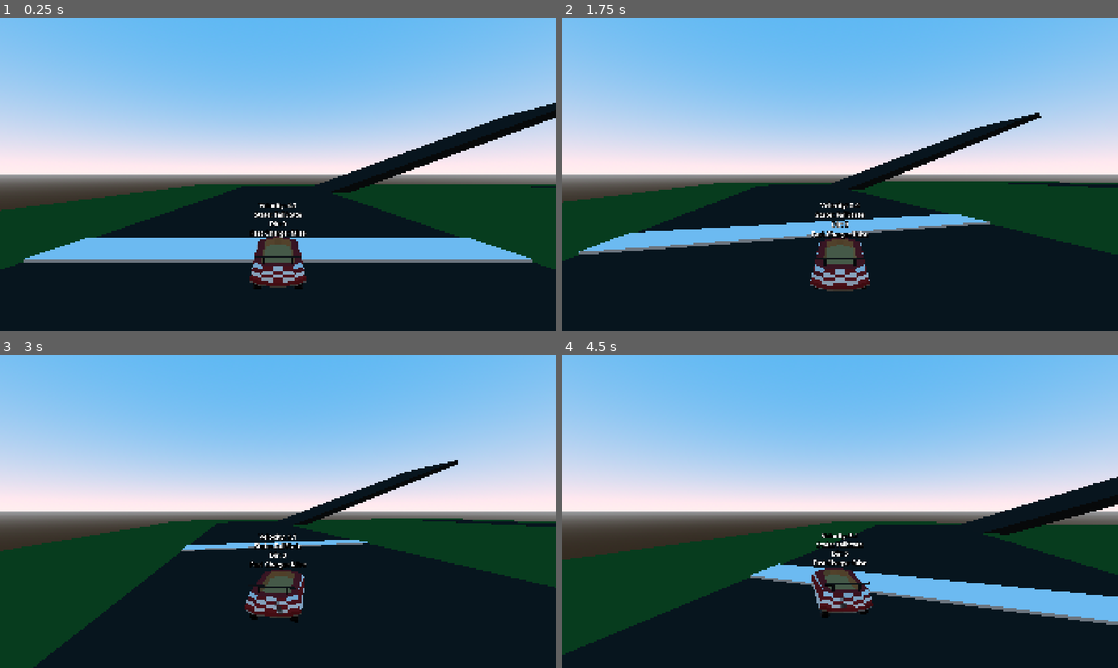
Above: before the commit, frames 1-4 (two rows, left to right).
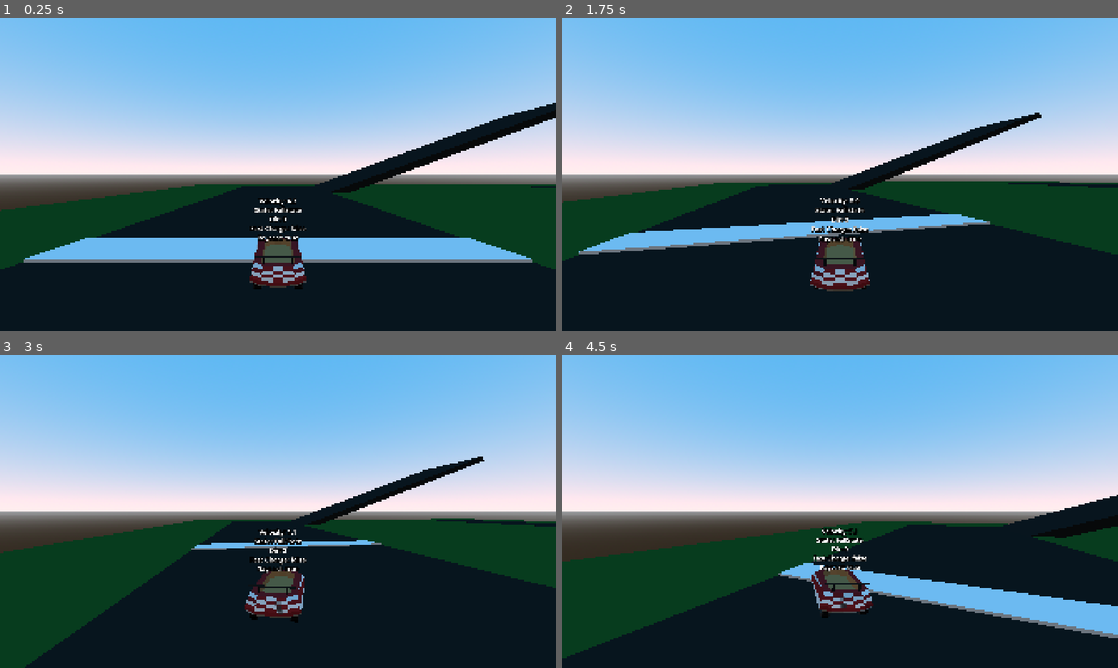
Above: after the commit, the same moments.

Repository: CISC-486-Game-Development-Project/cisc-486-game-development-project
Game: Godot game, scene res://Scenes/world_3d.tscn
The game is run twice, just before and just after one commit, with the same random seed, the same clock (stepped at 60 frames per second) and the same inputs.
Inputs:
- Up to frame 1 (0.25 s): no input
- Up to frame 2 (1.75 s): hold D (Right) 0.53-1.28 s; hold P (Drift) 0.53-1.28 s; hold S (Backward) from 1.28 s (still down); tap P (Drift) at 1.35 s
- Up to frame 3 (3 s): release S (Backward) at 2.03 s; hold D (Right) 2.03-2.78 s; hold P (Drift) 2.03-2.78 s; hold W (Forward) from 2.78 s (still down); tap P (Drift) at 2.85 s
- Up to frame 4 (4.5 s): release W (Forward) at 3.53 s; hold P (Drift) 3.53-4.28 s; hold A (Left) from 3.53 s (still down); tap P (Drift) at 4.35 s

The runs differ from the first frame. In frame 1, 0.8% of the frame differs, in the area x 44-56%, y 57-72%; in frame 2, 0.8%; in frame 3, 2.9%; in frame 4, 7.8%, in the area x 0-100%, y 38-97%.

Commit message:
Added Trick State
Added trick state which allows hops off sufficiently high ledges to perform a trick and queue a boost for when the kart hits the ground.

Diff:
--- a/Components/StateMachine/States/drift_state.gd
+++ b/Components/StateMachine/States/drift_state.gd
@@ -2,8 +2,6 @@
 extends State
 
 # Export Vars
-@export var drift_particles: GPUParticles3D ## The particles used for the drift effect.
-
 @export_category("Charge Times")
 @export var short_turbo_charge_time: float = 2.0 ## The time in seconds it takes to charge a short turbo.
 @export var mid_turbo_charge_time: float = 4.0 ## The time in seconds it takes to charge a medium turbo.
@@ -31,7 +29,7 @@
 	entity.drift_dir = sign(entity.steer_request)
 	drift_time = 0
 	drift_level = 0
-	drift_particles.emitting = true
+	entity.drift_particles.emitting = true
 
 	# Begin state's unique animation here
 
@@ -46,7 +44,7 @@
 	entity.drift_dir = 0
 	drift_time = 0
 	drift_level = 0
-	drift_particles.emitting = false
+	entity.drift_particles.emitting = false
 
 func update(delta: float) -> void:
 	# Fast charge if holding above threshold in drift direction
@@ -57,16 +55,16 @@
 
 	if drift_time < short_turbo_charge_time:
 		drift_level = 0
-		drift_particles.process_material.color = Color(0.3, 0.3, 0.3, 1.0)
+		entity.drift_particles.process_material.color = Color(0.3, 0.3, 0.3, 1.0)
 	elif drift_time >= short_turbo_charge_time and drift_time < mid_turbo_charge_time:
 		drift_level = 1
-		drift_particles.process_material.color = Color(1.0, 1.0, 0.0, 1.0)
+		entity.drift_particles.process_material.color = Color(1.0, 1.0, 0.0, 1.0)
 	elif drift_time >= mid_turbo_charge_time and drift_time < long_turbo_charge_time:
 		drift_level = 2
-		drift_particles.process_material.color = Color(1.0, 0.45, 0.0, 1.0)
+		entity.drift_particles.process_material.color = Color(1.0, 0.45, 0.0, 1.0)
 	elif drift_time >= long_turbo_charge_time:
 		drift_level = 3
-		drift_particles.process_material.color = Color(1.0, 0.0, 0.0, 1.0)
+		entity.drift_particles.process_material.color = Color(1.0, 0.0, 0.0, 1.0)
 
 func physics_update(delta: float) -> void:
 	# Handle fall movement
--- /dev/null
+++ b/Components/StateMachine/States/trick_state.gd
@@ -0,0 +1,35 @@
+class_name TrickState
+extends State
+
+# Export Vars
+@export var trick_boost_time: float = 1.0
+
+@export_group("Physics Parameters")
+@export var trick_hop_velocity: float = 10.0 ## Velocity impulse when hopping.
+@export var trick_hop_deceleration: float = 100.0 ## How quickly the hop decelerates from the impulse.
+
+# Onready Vars
+@onready var entity: CharacterBody3D = state_machine.get_parent()
+
+func enter(_prev_state: State) -> void:
+	# Add impulse velocity when hop begins
+	entity.velocity.y = trick_hop_velocity
+
+	# Begin state's unique animation here
+	_play_trick_effect()
+
+func exit(_next_state: State) -> void:
+	# Ensure end of hop has 0 velocity
+	entity.velocity.y = 0
+
+	# Queue boost for when the ground is hit
+	entity.queue_ground_boost(trick_boost_time)
+
+func physics_update(delta: float) -> void:
+	# Handle hop movement and deceleration
+	entity.velocity.y = move_toward(entity.velocity.y, 0, trick_hop_deceleration * delta)
+
+	check_transitions()
+
+func _play_trick_effect():
+	entity.trick_particles.emitting = true
--- a/Entities/PlayerKart3D/player_kart_3d.gd
+++ b/Entities/PlayerKart3D/player_kart_3d.gd
@@ -11,8 +11,8 @@
 @export var roll_friction: float = 0.8 ## Defines the intensity of the friction acting against the forward momentum.
 
 @export_group("Steering")
-@export_custom(PROPERTY_HINT_NONE, "suffix:degrees") var max_steering_angle_slow: float = 8.0 ## Defines the maximum steering angle, should be higher when going slow.
-@export_custom(PROPERTY_HINT_NONE, "suffix:degrees") var max_steering_angle_fast: float = 4.0 ## Defines the maximum steering angle, should be lower when going fast.
+@export_custom(PROPERTY_HINT_NONE, "suffix:degrees") var max_steering_angle_slow: float = 10.0 ## Defines the maximum steering angle, should be higher when going slow.
+@export_custom(PROPERTY_HINT_NONE, "suffix:degrees") var max_steering_angle_fast: float = 5.0 ## Defines the maximum steering angle, should be lower when going fast.
 @export_custom(PROPERTY_HINT_NONE, "suffix:degrees/s") var handbrake_steering_velocity: float = 45.0 ## Defines the speed of handbreak steering (turning while very slow).
 @export_custom(PROPERTY_HINT_NONE, "suffix:degrees/s") var air_steering_velocity: float = 40.0 ## Defines the speed of mid-air steering.
 @export_custom(PROPERTY_HINT_NONE, "suffix:m") var wheel_base: float = 1.5
@@ -23,6 +23,8 @@
 @onready var camera_controller: CameraController = $CameraController
 @onready var boost_particles: GPUParticles3D = $BoostParticles
 @onready var drift_particles: GPUParticles3D = $DriftParticles
+@onready var trick_particles: GPUParticles3D = $TrickParticles
+@onready var trick_ray_cast_3d: RayCast3D = $TrickRayCast3D
 
 @onready var state_machine: StateMachine = $MovementStateMachine
 
@@ -40,6 +42,7 @@
 var steering: float
 
 var boost_timer: float
+var boost_queue: Array[float]
 
 func _process(delta: float) -> void:
 	# Decrement boost timer when active
@@ -61,7 +64,7 @@
 	move_and_slide()
 
 	# Debug label above kart
-	debug_label_3d.text = "Velocity: " + str(roundf(velocity.le …(146 unchanged characters)… .8 and sign(steer_request) == drift_dir)
+	debug_label_3d.text = "Velocity: " + str(roundf(velocity.le …(146 unchanged characters)… .8 and sign(steer_request) == drift_dir) + "\nRaycast: " + str(trick_ray_cast_3d.is_colliding())
 
 ## Called every physics frame to collect input data.
 func _handle_input() -> void:
@@ -79,7 +82,14 @@
 	var forward: Vector3 = -global_transform.basis.z;
 	var horizontal_velocity: Vector3 = get_horizontal_velocity()
 
-	# Apply Drag
+	# Apply queued boosts if on ground
+	if is_on_floor():
+		if len(boost_queue) >= 1:
+			for boost in boost_queue:
+				set_boost(boost)
+			boost_queue.clear()
+
+	# Apply drag
 	horizontal_velocity = horizontal_velocity.lerp(Vector3.ZERO, 1 - pow(0.5, roll_friction * delta))
 
 	var speed = horizontal_velocity.length()
@@ -134,6 +144,10 @@
 	if boost_timer >= 0:
 		boost_particles.emitting = true
 
+## Queues a boost to be set once the ground is hit.
+func queue_ground_boost(time: float):
+	boost_queue.append(time)
+
 ## Returns the horizontal velocity of the player as a Vector3 with y always set to 0.
 func get_horizontal_velocity() -> Vector3:
 	return Vector3(velocity.x, 0, velocity.z)
--- a/Entities/PlayerKart3D/player_kart_3d.tscn
+++ b/Entities/PlayerKart3D/player_kart_3d.tscn
@@ -11,6 +11,7 @@
 [ext_resource type="Script" uid="uid://b2lqg5xhq7se0" path="res://Components/StateMachine/States/drift_state.gd" id="7_7wlea"]
 [ext_resource type="Script" uid="uid://c8xfvksbxr3eg" path="res://Components/StateMachine/States/reverse_state.gd" id="8_7wlea"]
 [ext_resource type="Script" uid="uid://t3ju34iymdl0" path="res://Components/StateMachine/States/fall_state.gd" id="9_r41fb"]
+[ext_resource type="Script" uid="uid://bmua4qbuf0vev" path="res://Components/StateMachine/States/trick_state.gd" id="12_iwjoc"]
 
 [sub_resource type="CylinderShape3D" id="CylinderShape3D_xvvda"]
 height = 0.5
@@ -65,6 +66,21 @@
 material = SubResource("StandardMaterial3D_klxp6")
 size = Vector2(0.1, 0.1)
 
+[sub_resource type="ParticleProcessMaterial" id="ParticleProcessMaterial_r41fb"]
+direction = Vector3(0, 0, 0)
+spread = 180.0
+initial_velocity_min = 5.0
+initial_velocity_max = 5.0
+gravity = Vector3(0, 0, 0)
+damping_min = 5.0
+damping_max = 5.0
+color = Color(0.28627452, 1, 1, 1)
+alpha_curve = SubResource("CurveTexture_i8lfl")
+
+[sub_resource type="QuadMesh" id="QuadMesh_iwjoc"]
+material = SubResource("StandardMaterial3D_klxp6")
+size = Vector2(0.1, 0.1)
+
 [node name="PlayerKart3D" type="CharacterBody3D" unique_id=32768770]
 transform = Transform3D(-4.371139e-08, 0, 1, 0, 1, 0, -1, 0, -4.371139e-08, 0, 0, 0)
 script = ExtResource("1_q6jvo")
@@ -91,6 +107,10 @@
 text = "Speed: 0
 Drifting: false"
 
+[node name="TrickRayCast3D" type="RayCast3D" parent="." unique_id=1264776242]
+transform = Transform3D(1, 0, 0, 0, 1, 0, 0, 0, 1, 0, 1, -2)
+target_position = Vector3(0, -2, 0)
+
 [node name="BoostParticles" type="GPUParticles3D" parent="." unique_id=783731887]
 transform = Transform3D(1, 0, 0, 0, 1, 0, 0, 0, 1, 0, 0, 1)
 emitting = false
@@ -105,6 +125,15 @@
 process_material = SubResource("ParticleProcessMaterial_wo5un")
 draw_pass_1 = SubResource("QuadMesh_7dnbs")
 
+[node name="TrickParticles" type="GPUParticles3D" parent="." unique_id=674311255]
+emitting = false
+amount = 16
+one_shot = true
+explosiveness = 1.0
+local_coords = true
+process_material = SubResource("ParticleProcessMaterial_r41fb")
+draw_pass_1 = SubResource("QuadMesh_iwjoc")
+
 [node name="MovementStateMachine" type="Node" parent="." unique_id=547351009 node_paths=PackedStringArray("initial_state")]
 script = ExtResource("3_25wvy")
 initial_state = NodePath("IdleState")
@@ -163,7 +192,13 @@
 [node name="ToHop" type="Node" parent="MovementStateMachine/DriveState" unique_id=1876435733 node_paths=PackedStringArray("to_state")]
 script = ExtResource("6_7wlea")
 to_state = NodePath("../../HopState")
-advance_expression = "entity.hop_request"
+advance_expression = "entity.hop_request and entity.trick_ray_cast_3d.is_colliding()"
+metadata/_custom_type_script = "uid://l1hrvfthq543"
+
+[node name="ToTrick" type="Node" parent="MovementStateMachine/DriveState" unique_id=390208720 node_paths=PackedStringArray("to_state")]
+script = ExtResource("6_7wlea")
+to_state = NodePath("../../TrickState")
+advance_expression = "entity.hop_request and not entity.trick_ray_cast_3d.is_colliding()"
 metadata/_custom_type_script = "uid://l1hrvfthq543"
 
 [node name="ReverseState" type="Node" parent="MovementStateMachine" unique_id=1611560369]
@@ -207,7 +242,7 @@
 [node name="ToDrift" type="Node" parent="MovementStateMachine/FallState" unique_id=1269919806 node_paths=PackedStringArray("to_state")]
 script = ExtResource("6_7wlea")
 to_state = NodePath("../../DriftState")
-advance_expression = "entity.is_on_floor() and entity.drift_request"
+advance_expression = "entity.is_on_floor() and entity.drift_request and entity.get_horizontal_velocity().length() >= 5"
 metadata/_custom_type_script = "uid://l1hrvfthq543"
 
 [node name="HopState" type="Node" parent="MovementStateMachine" unique_id=1575335693]
@@ -220,9 +255,8 @@
 advance_expression = "entity.velocity.y <= 0"
 metadata/_custom_type_script = "uid://l1hrvfthq543"
 
-[node name="DriftState" type="Node" parent="MovementStateMachine" unique_id=788034490 node_paths=PackedStringArray("drift_particles")]
+[node name="DriftState" type="Node" parent="MovementStateMachine" unique_id=788034490]
 script = ExtResource("7_7wlea")
-drift_particles = NodePath("../../DriftParticles")
 metadata/_custom_type_script = "uid://b2lqg5xhq7se0"
 
 [node name="ToIdle" type="Node" parent="MovementStateMachine/DriftState" unique_id=1526947133 node_paths=PackedStringArray("to_state")]
@@ -230,3 +264,13 @@
 to_state = NodePath("../../IdleState")
 advance_expression = "not entity.drift_request or entity.get_horizontal_velocity().length() <= 5 or entity.drift_dir == 0"
 metadata/_custom_type_script = "uid://l1hrvfthq543"
+
+[node name="TrickState" type="Node" parent="MovementStateMachine" unique_id=162074873]
+script = ExtResource("12_iwjoc")
+metadata/_custom_type_script = "uid://bmua4qbuf0vev"
+
+[node name="ToFall" type="Node" parent="MovementStateMachine/TrickState" unique_id=622605065 node_paths=PackedStringArray("to_state")]
+script = ExtResource("6_7wlea")
+to_state = NodePath("../../FallState")
+advance_expression = "entity.velocity.y <= 0"
+metadata/_custom_type_script = "uid://l1hrvfthq543"
Not shown, added: Components/StateMachine/States/trick_state.gd.uid
